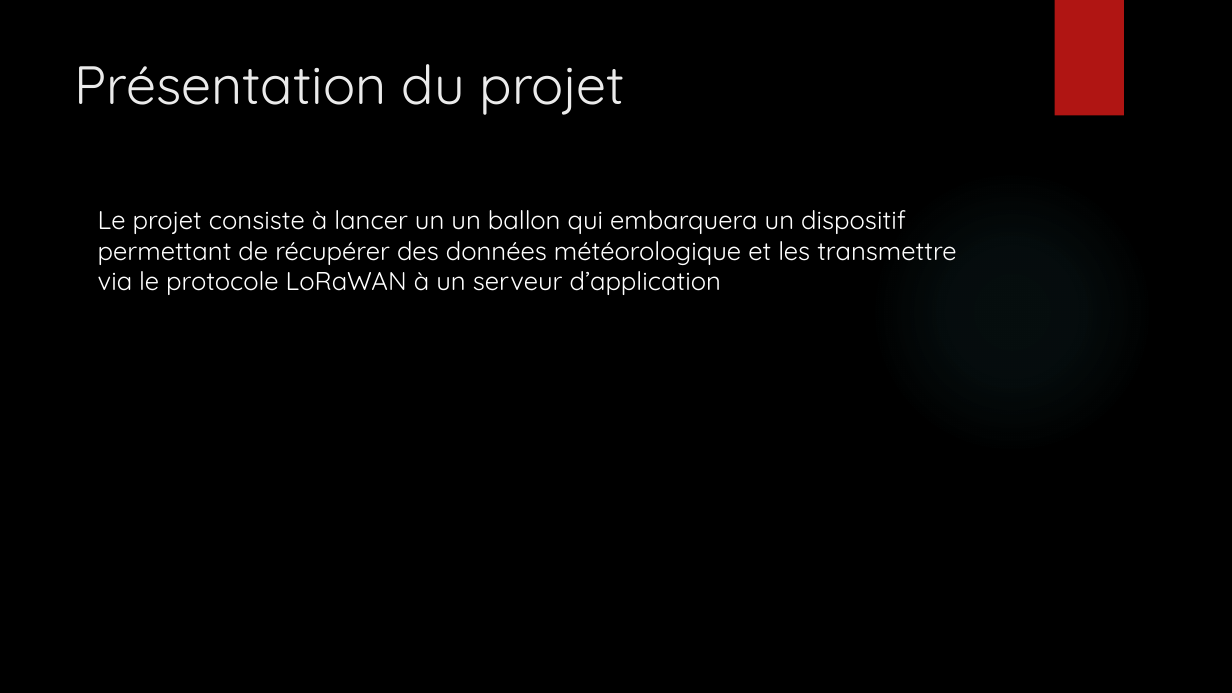
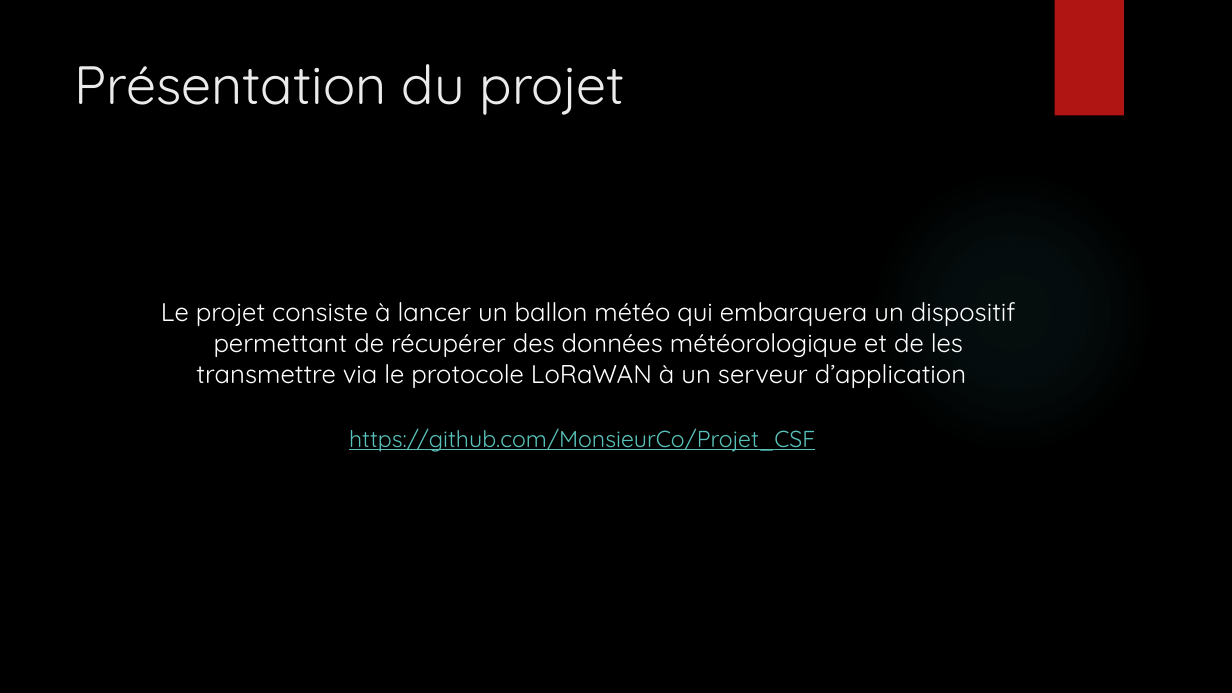
Before and after one commit to MonsieurCo/Projet_CSF, a slide deck: slide 3 of présentation/Projet Ballon MétéoV2.pptx. Drawn at 1232x693 pixels with LibreOffice and Linux fonts; fonts in the diff are those of the drawing; background and template pictures are left out. Boxes give left, top, right and bottom in pixels: in the first picture for what was removed or moved away, otherwise in the second. Text is boxed around its words. In the diff, an @@ line names an element or a change of style, - is before the commit and + after.

Commit message:
update présentation

```diff
--- a/présentation/Projet Ballon MétéoV2.pptx
+++ b/présentation/Projet Ballon MétéoV2.pptx
@@ text at (x1=161, y1=302, x2=1016, y2=388): text changed @@
-Le projet consiste à lancer un un ballon qui embarquera un dispositif permettant de récupérer des données météorologique et les transmettre via le protocole LoRaWAN à un serveur d’application
+Le projet consiste à lancer un ballon météo qui embarquera un dispositif permettant de récupérer des données météorologique et de les transmettre via le protocole LoRaWAN à un serveur d’application
@@ text added at (x1=349, y1=428, x2=815, y2=452), 18 pt, text #58C1BA, underline @@
+https://github.com/MonsieurCo/Projet_CSF
```
Also in this commit, not shown: 1 slide added.
